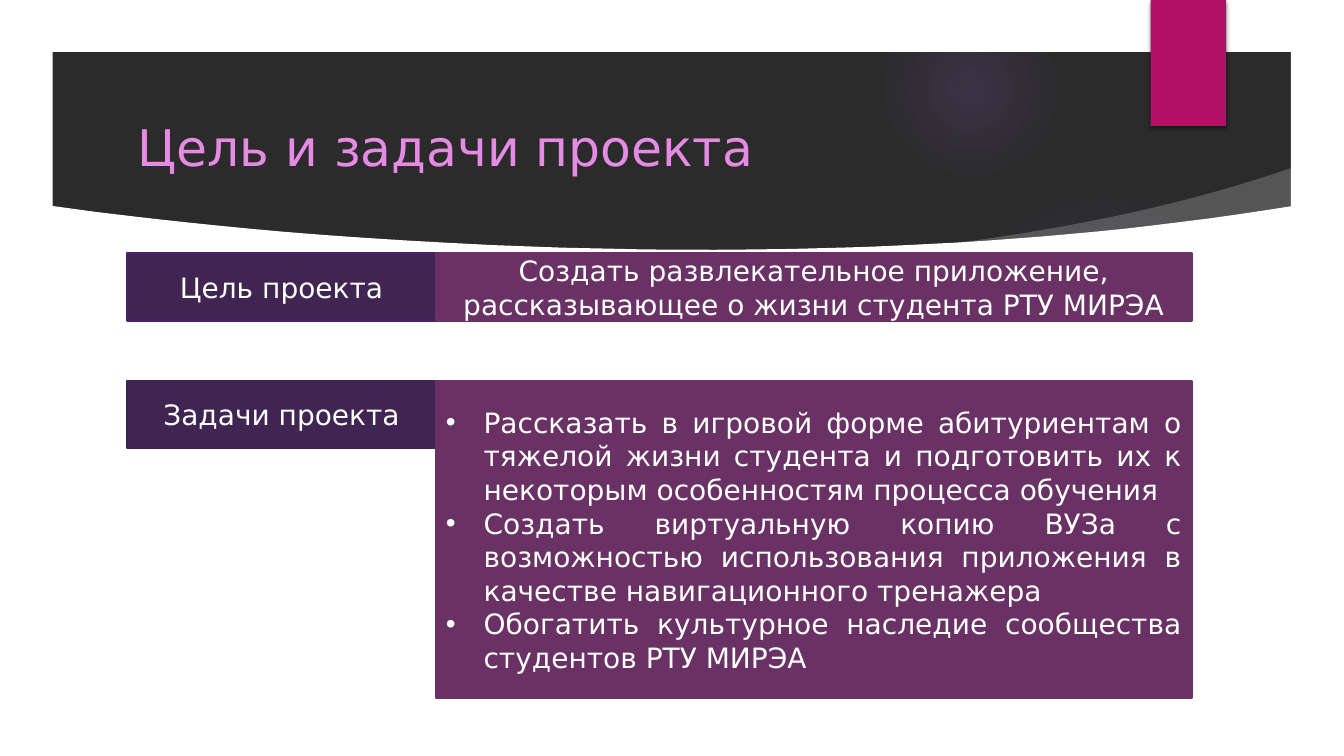
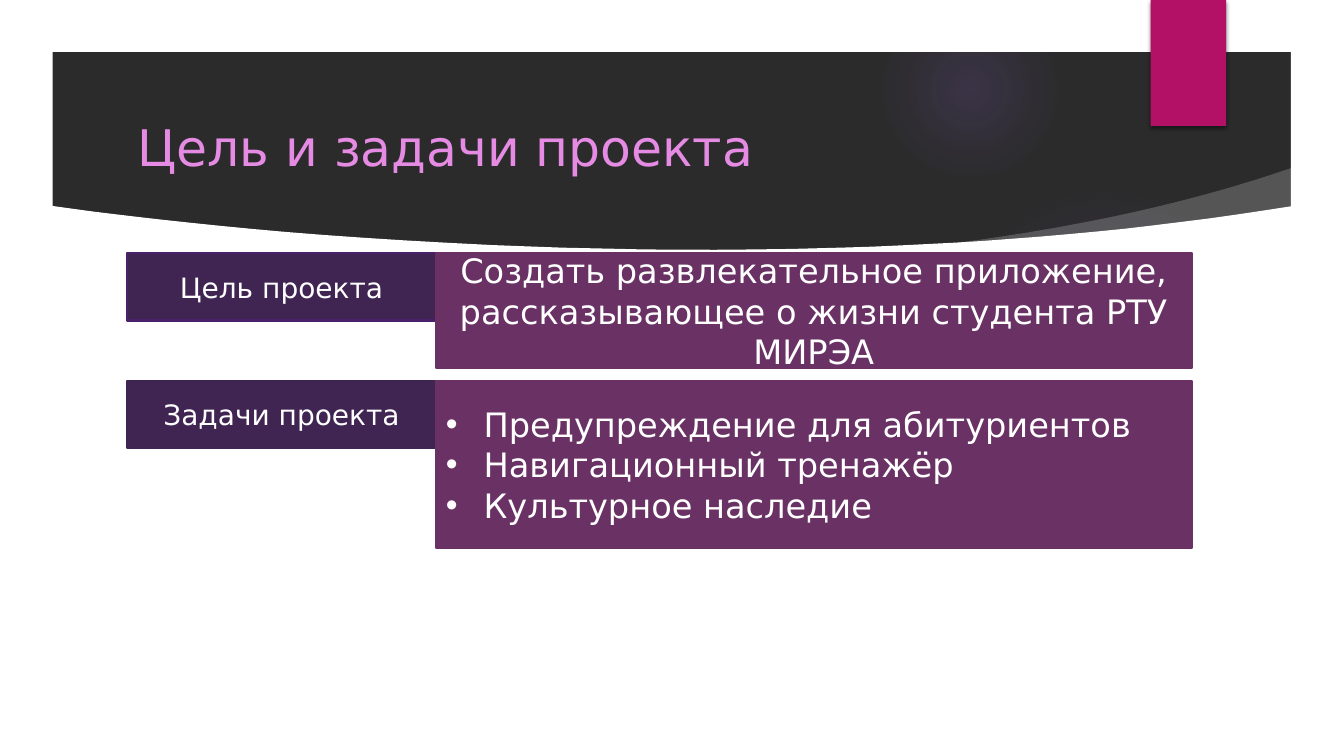
Before and after one commit to PenzaStreetGames/TriggerTrap, a slide deck: slide 2 of Проект по Samsung.pptx. Drawn at 1344x756 pixels with LibreOffice and Linux fonts; fonts in the diff are those of the drawing; background and template pictures are left out; a plain dark background stands for a picture behind light text. Boxes give left, top, right and bottom in pixels: in the first picture for what was removed or moved away, otherwise in the second. Text is boxed around its words. In the diff, an @@ line names an element or a change of style, - is before the commit and + after.

```diff
--- a/Проект по Samsung.pptx
+++ b/Проект по Samsung.pptx
@@ rectangle "Создать развлекательное приложение, рассказывающее о ..." resized from (x1=436, y1=253, x2=1192, y2=321) to (x1=436, y1=253, x2=1192, y2=368) @@
@@ rectangle "Создать развлекательное приложение, рассказывающее о ..." at (x1=436, y1=253, x2=1192, y2=368): size 20 to 24 pt @@
@@ rectangle "Предупреждение для абитуриентов" resized from (x1=436, y1=381, x2=1192, y2=699) to (x1=436, y1=381, x2=1192, y2=547) @@
@@ text in rectangle at (x1=484, y1=411, x2=1131, y2=525): text changed; size 20 to 24 pt @@
-• Рассказать в игровой форме абитуриентам о тяжелой жизни студента и подготовить их к некоторым особенностям процесса обучения
-• Создать виртуальную копию ВУЗа с возможностью использования приложения в качестве навигационного тренажера
-• Обогатить культурное наследие сообщества студентов РТУ МИРЭА
+• Предупреждение для абитуриентов
+• Навигационный тренажёр
+• Культурное наследие
```
Also in this commit, not shown: 2 other slides changed, 1 slide removed, 1 other file.
